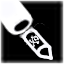
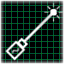
Layer changes from the first 64 x 64 image to the second:
painted on "white border" over left=1, top=0, right=63, bottom=64
added layer "laser" above "disruptor" over left=5, top=2, right=64, bottom=62
hid "rocket#1", painted on it over left=0, top=0, right=64, bottom=64
showed "green grid2", painted on it over left=0, top=0, right=64, bottom=64
